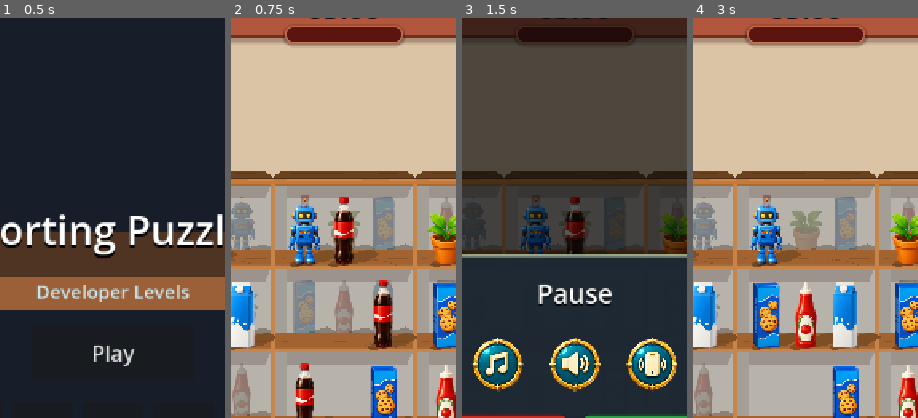
Above: before the commit, frames 1-4 (left to right).
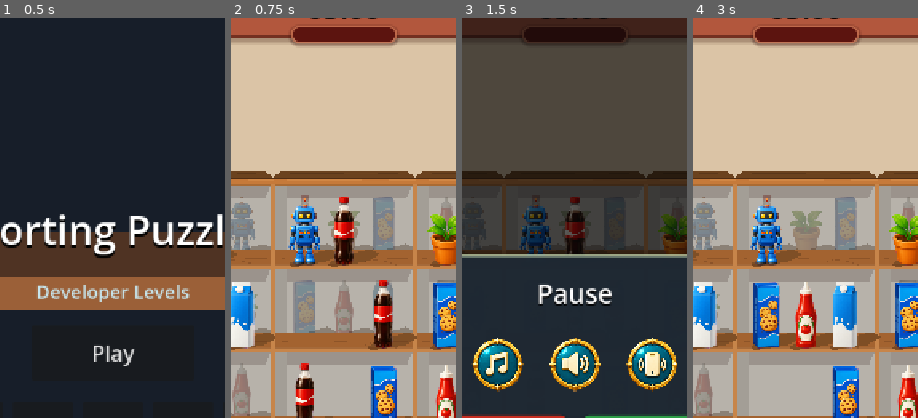
Above: after the commit, the same moments.

Repository: vladeque/sorting-puzzle
Game: Godot game, scene res://scenes/main_menu.tscn
Same seed, same stepped clock (60 frames per second), same inputs: the game is played once before the commit and once after it.
Inputs:
- Up to frame 1 (0.5 s): no input
- Up to frame 2 (0.75 s): click "Play" at 0.5 s
- Up to frame 3 (1.5 s): click "II" at 1.25 s
- Up to frame 4 (3 s): click "Continue" at 2 s; click "3" at 2.75 s
The pictures show only the part of the screen within x 25-75%, y 6-56%; the shares and areas given below are measured in that part.

Frame 1 is identical in both runs. In frame 2, 0.4% of the frame differs, in the area x 23-78%, y 2-7%; in frame 3, 0.1%; in frame 4, 0.4%.

Commit message:
Refine level HUD layout and panel anchors

Diff:
--- a/level.tscn
+++ b/level.tscn
@@ -5,138 +5,6 @@
 [ext_resource type="Texture2D" uid="uid://dwmyah5l2r82d" path="res://assets/abilities/ability_lantern.png" id="4_lantern_icon"]
 [ext_resource type="PackedScene" uid="uid://g1xsr7chqeg7" path="res://scenes/pause_menu.tscn" id="5_pause_menu"]
 [ext_resource type="Script" uid="uid://cy80oincxrrc5" path="res://scripts/level.gd" id="10_level_script"]
-
-[sub_resource type="StyleBoxFlat" id="StyleBoxFlat_pause_button_normal"]
-bg_color = Color(0.12, 0.17, 0.22, 0.96)
-border_width_left = 2
-border_width_top = 2
-border_width_right = 2
-border_width_bottom = 2
-border_color = Color(0.86, 0.92, 0.82, 0.86)
-corner_radius_top_left = 34
-corner_radius_top_right = 34
-corner_radius_bottom_right = 34
-corner_radius_bottom_left = 34
-shadow_color = Color(0, 0, 0, 0.36)
-shadow_size = 8
-shadow_offset = Vector2(0, 4)
-
-[sub_resource type="StyleBoxFlat" id="StyleBoxFlat_pause_button_pressed"]
-bg_color = Color(0.08, 0.12, 0.16, 1)
-border_width_left = 2
-border_width_top = 2
-border_width_right = 2
-border_width_bottom = 2
-border_color = Color(0.99, 0.75, 0.36, 1)
-corner_radius_top_left = 34
-corner_radius_top_right = 34
-corner_radius_bottom_right = 34
-corner_radius_bottom_left = 34
-shadow_color = Color(0, 0, 0, 0.26)
-shadow_size = 5
-shadow_offset = Vector2(0, 3)
-
-[sub_resource type="StyleBoxFlat" id="StyleBoxFlat_pause_button_hover"]
-bg_color = Color(0.18, 0.25, 0.31, 1)
-border_width_left = 2
-border_width_top = 2
-border_width_right = 2
-border_width_bottom = 2
-border_color = Color(0.99, 0.88, 0.48, 1)
-corner_radius_top_left = 34
-corner_radius_top_right = 34
-corner_radius_bottom_right = 34
-corner_radius_bottom_left = 34
-shadow_color = Color(0, 0, 0, 0.4)
-shadow_size = 10
-shadow_offset = Vector2(0, 4)
-
-[sub_resource type="StyleBoxFlat" id="StyleBoxFlat_ability_normal"]
-bg_color = Color(0.16, 0.21, 0.27, 0.94)
-border_width_left = 2
-border_width_top = 2
-border_width_right = 2
-border_width_bottom = 2
-border_color = Color(0.55, 0.77, 0.86, 0.82)
-corner_radius_top_left = 48
-corner_radius_top_right = 48
-corner_radius_bottom_right = 48
-corner_radius_bottom_left = 48
-shadow_color = Color(0, 0, 0, 0.28)
-shadow_size = 8
-shadow_offset = Vector2(0, 5)
-
-[sub_resource type="StyleBoxFlat" id="StyleBoxFlat_ability_pressed"]
-bg_color = Color(0.1, 0.15, 0.2, 1)
-border_width_left = 2
-border_width_top = 2
-border_width_right = 2
-border_width_bottom = 2
-border_color = Color(0.94, 0.76, 0.38, 1)
-corner_radius_top_left = 48
-corner_radius_top_right = 48
-corner_radius_bottom_right = 48
-corner_radius_bottom_left = 48
-shadow_color = Color(0, 0, 0, 0.22)
-shadow_size = 5
-shadow_offset = Vector2(0, 3)
-
-[sub_resource type="StyleBoxFlat" id="StyleBoxFlat_ability_hover"]
-bg_color = Color(0.21, 0.29, 0.36, 0.98)
-border_width_left = 2
-border_width_top = 2
-border_width_right = 2
-border_width_bottom = 2
-border_color = Color(0.89, 0.94, 0.72, 0.95)
-corner_radius_top_left = 48
-corner_radius_top_right = 48
-corner_radius_bottom_right = 48
-corner_radius_bottom_left = 48
-shadow_color = Color(0, 0, 0, 0.32)
-shadow_size = 10
-shadow_offset = Vector2(0, 5)
-
-[sub_resource type="StyleBoxFlat" id="StyleBoxFlat_ability_disabled"]
-bg_color = Color(0.11, 0.12, 0.14, 0.68)
-border_width_left = 2
-border_width_top = 2
-border_width_right = 2
-border_width_bottom = 2
-border_color = Color(0.35, 0.39, 0.44, 0.58)
-corner_radius_top_left = 48
-corner_radius_top_right = 48
-corner_radius_bottom_right = 48
-corner_radius_bottom_left = 48
-
-[sub_resource type="StyleBoxFlat" id="StyleBoxFlat_ability_count_badge"]
-bg_color = Color(0.93, 0.32, 0.18, 1)
-border_width_left = 2
-border_width_top = 2
-border_width_right = 2
-border_width_bottom = 2
-border_color = Color(1, 0.92, 0.62, 1)
-corner_radius_top_left = 18
-corner_radius_top_right = 18
-corner_radius_bottom_right = 18
-corner_radius_bottom_left = 18
-shadow_color = Color(0, 0, 0, 0.34)
-shadow_size = 5
-shadow_offset = Vector2(0, 2)
-
-[sub_resource type="StyleBoxFlat" id="StyleBoxFlat_highlight_timer_badge"]
-bg_color = Color(0.1, 0.15, 0.2, 0.96)
-border_width_left = 2
-border_width_top = 2
-border_width_right = 2
-border_width_bottom = 2
-border_color = Color(1, 0.92, 0.62, 1)
-corner_radius_top_left = 22
-corner_radius_top_right = 22
-corner_radius_bottom_right = 22
-corner_radius_bottom_left = 22
-shadow_color = Color(0, 0, 0, 0.34)
-shadow_size = 5
-shadow_offset = Vector2(0, 2)
 
 [sub_resource type="StyleBoxFlat" id="StyleBoxFlat_top_hud_strip"]
 bg_color = Color(0.7, 0.34, 0.24, 1)
@@ -170,6 +38,138 @@
 shadow_size = 7
 shadow_offset = Vector2(0, -2)
 
+[sub_resource type="StyleBoxFlat" id="StyleBoxFlat_pause_button_normal"]
+bg_color = Color(0.12, 0.17, 0.22, 0.96)
+border_width_left = 2
+border_width_top = 2
+border_width_right = 2
+border_width_bottom = 2
+border_color = Color(0.86, 0.92, 0.82, 0.86)
+corner_radius_top_left = 34
+corner_radius_top_right = 34
+corner_radius_bottom_right = 34
+corner_radius_bottom_left = 34
+shadow_color = Color(0, 0, 0, 0.36)
+shadow_size = 8
+shadow_offset = Vector2(0, 4)
+
+[sub_resource type="StyleBoxFlat" id="StyleBoxFlat_pause_button_pressed"]
+bg_color = Color(0.08, 0.12, 0.16, 1)
+border_width_left = 2
+border_width_top = 2
+border_width_right = 2
+border_width_bottom = 2
+border_color = Color(0.99, 0.75, 0.36, 1)
+corner_radius_top_left = 34
+corner_radius_top_right = 34
+corner_radius_bottom_right = 34
+corner_radius_bottom_left = 34
+shadow_color = Color(0, 0, 0, 0.26)
+shadow_size = 5
+shadow_offset = Vector2(0, 3)
+
+[sub_resource type="StyleBoxFlat" id="StyleBoxFlat_pause_button_hover"]
+bg_color = Color(0.18, 0.25, 0.31, 1)
+border_width_left = 2
+border_width_top = 2
+border_width_right = 2
+border_width_bottom = 2
+border_color = Color(0.99, 0.88, 0.48, 1)
+corner_radius_top_left = 34
+corner_radius_top_right = 34
+corner_radius_bottom_right = 34
+corner_radius_bottom_left = 34
+shadow_color = Color(0, 0, 0, 0.4)
+shadow_size = 10
+shadow_offset = Vector2(0, 4)
+
+[sub_resource type="StyleBoxFlat" id="StyleBoxFlat_ability_normal"]
+bg_color = Color(0.16, 0.21, 0.27, 0.94)
+border_width_left = 2
+border_width_top = 2
+border_width_right = 2
+border_width_bottom = 2
+border_color = Color(0.55, 0.77, 0.86, 0.82)
+corner_radius_top_left = 48
+corner_radius_top_right = 48
+corner_radius_bottom_right = 48
+corner_radius_bottom_left = 48
+shadow_color = Color(0, 0, 0, 0.28)
+shadow_size = 8
+shadow_offset = Vector2(0, 5)
+
+[sub_resource type="StyleBoxFlat" id="StyleBoxFlat_ability_pressed"]
+bg_color = Color(0.1, 0.15, 0.2, 1)
+border_width_left = 2
+border_width_top = 2
+border_width_right = 2
+border_width_bottom = 2
+border_color = Color(0.94, 0.76, 0.38, 1)
+corner_radius_top_left = 48
+corner_radius_top_right = 48
+corner_radius_bottom_right = 48
+corner_radius_bottom_left = 48
+shadow_color = Color(0, 0, 0, 0.22)
+shadow_size = 5
+shadow_offset = Vector2(0, 3)
+
+[sub_resource type="StyleBoxFlat" id="StyleBoxFlat_ability_hover"]
+bg_color = Color(0.21, 0.29, 0.36, 0.98)
+border_width_left = 2
+border_width_top = 2
+border_width_right = 2
+border_width_bottom = 2
+border_color = Color(0.89, 0.94, 0.72, 0.95)
+corner_radius_top_left = 48
+corner_radius_top_right = 48
+corner_radius_bottom_right = 48
+corner_radius_bottom_left = 48
+shadow_color = Color(0, 0, 0, 0.32)
+shadow_size = 10
+shadow_offset = Vector2(0, 5)
+
+[sub_resource type="StyleBoxFlat" id="StyleBoxFlat_ability_disabled"]
+bg_color = Color(0.11, 0.12, 0.14, 0.68)
+border_width_left = 2
+border_width_top = 2
+border_width_right = 2
+border_width_bottom = 2
+border_color = Color(0.35, 0.39, 0.44, 0.58)
+corner_radius_top_left = 48
+corner_radius_top_right = 48
+corner_radius_bottom_right = 48
+corner_radius_bottom_left = 48
+
+[sub_resource type="StyleBoxFlat" id="StyleBoxFlat_ability_count_badge"]
+bg_color = Color(0.93, 0.32, 0.18, 1)
+border_width_left = 2
+border_width_top = 2
+border_width_right = 2
+border_width_bottom = 2
+border_color = Color(1, 0.92, 0.62, 1)
+corner_radius_top_left = 18
+corner_radius_top_right = 18
+corner_radius_bottom_right = 18
+corner_radius_bottom_left = 18
+shadow_color = Color(0, 0, 0, 0.34)
+shadow_size = 5
+shadow_offset = Vector2(0, 2)
+
+[sub_resource type="StyleBoxFlat" id="StyleBoxFlat_highlight_timer_badge"]
+bg_color = Color(0.1, 0.15, 0.2, 0.96)
+border_width_left = 2
+border_width_top = 2
+border_width_right = 2
+border_width_bottom = 2
+border_color = Color(1, 0.92, 0.62, 1)
+corner_radius_top_left = 22
+corner_radius_top_right = 22
+corner_radius_bottom_right = 22
+corner_radius_bottom_left = 22
+shadow_color = Color(0, 0, 0, 0.34)
+shadow_size = 5
+shadow_offset = Vector2(0, 2)
+
 [node name="Level" type="Node2D" unique_id=949256860]
 script = ExtResource("10_level_script")
 
@@ -218,15 +218,15 @@
 anchors_preset = 5
 anchor_left = 0.5
 anchor_right = 0.5
-offset_left = -95.0
+offset_left = -85.0
 offset_top = 92.0
-offset_right = 95.0
+offset_right = 85.0
 offset_bottom = 121.0
 grow_horizontal = 2
 mouse_filter = 2
 theme_override_styles/panel = SubResource("StyleBoxFlat_hud_center_slot")
 
-[node name="ComboLabel" type="Label" parent="Background/HudCenterSlot"]
+[node name="ComboLabel" type="Label" parent="Background/HudCenterSlot" unique_id=449182547]
 visible = false
 layout_mode = 1
 anchors_preset = 15
@@ -234,7 +234,6 @@
 anchor_bottom = 1.0
 grow_horizontal = 2
 grow_vertical = 2
-mouse_filter = 2
 theme_override_colors/font_color = Color(1, 0.92, 0.62, 1)
 theme_override_colors/font_shadow_color = Color(0.08, 0.02, 0.01, 0.82)
 theme_override_constants/shadow_offset_x = 0
@@ -300,60 +299,55 @@
 
 [node name="FloorLineVertical01" type="ColorRect" parent="Background/Floor" unique_id=1040645247]
 layout_mode = 1
-anchors_preset = 14
-anchor_top = 0.0
-anchor_right = 0.0
+anchors_preset = 9
 anchor_bottom = 1.0
 offset_left = 120.0
 offset_right = 123.0
+grow_horizontal = 2
 grow_vertical = 2
 mouse_filter = 2
 color = Color(0.45, 0.16, 0.12, 0.18)
 
 [node name="FloorLineVertical02" type="ColorRect" parent="Background/Floor" unique_id=1124884613]
 layout_mode = 1
-anchors_preset = 14
-anchor_top = 0.0
-anchor_right = 0.0
+anchors_preset = 9
 anchor_bottom = 1.0
 offset_left = 240.0
 offset_right = 243.0
+grow_horizontal = 2
 grow_vertical = 2
 mouse_filter = 2
 color = Color(0.82, 0.45, 0.32, 0.24)
 
 [node name="FloorLineVertical03" type="ColorRect" parent="Background/Floor" unique_id=1357820063]
 layout_mode = 1
-anchors_preset = 14
-anchor_top = 0.0
-anchor_right = 0.0
+anchors_preset = 9
 anchor_bottom = 1.0
 offset_left = 360.0
 offset_right = 363.0
+grow_horizontal = 2
 grow_vertical = 2
 mouse_filter = 2
 color = Color(0.45, 0.16, 0.12, 0.18)
 
 [node name="FloorLineVertical04" type="ColorRect" parent="Background/Floor" unique_id=155185640]
 layout_mode = 1
-anchors_preset = 14
-anchor_top = 0.0
-anchor_right = 0.0
+anchors_preset = 9
 anchor_bottom = 1.0
 offset_left = 480.0
 offset_right = 483.0
+grow_horizontal = 2
 grow_vertical = 2
 mouse_filter = 2
 color = Color(0.82, 0.45, 0.32, 0.24)
 
 [node name="FloorLineVertical05" type="ColorRect" parent="Background/Floor" unique_id=81432366]
 layout_mode = 1
-anchors_preset = 14
-anchor_top = 0.0
-anchor_right = 0.0
+anchors_preset = 9
 anchor_bottom = 1.0
 offset_left = 600.0
 offset_right = 603.0
+grow_horizontal = 2
 grow_vertical = 2
 mouse_filter = 2
 color = Color(0.45, 0.16, 0.12, 0.18)
@@ -368,7 +362,6 @@
 layer = 10
 
 [node name="TimerLabel" type="Label" parent="UI" unique_id=272348979]
-layout_mode = 3
 anchors_preset = 10
 anchor_right = 1.0
 offset_top = 28.0
@@ -384,7 +377,6 @@
 vertical_alignment = 1
 
 [node name="LevelLabel" type="Label" parent="UI" unique_id=1053243000]
-layout_mode = 3
 offset_left = 32.0
 offset_top = 42.0
 offset_right = 226.0
@@ -398,15 +390,17 @@
 vertical_alignment = 1
 
 [node name="PauseMenuButton" type="Button" parent="UI" unique_id=406101987]
-layout_mode = 3
 anchors_preset = 3
 anchor_left = 1.0
-anchor_right = 1.0
+anchor_top = 1.0
+anchor_right = 1.0
+anchor_bottom = 1.0
 offset_left = -88.0
 offset_top = 28.0
 offset_right = -24.0
 offset_bottom = 92.0
 grow_horizontal = 0
+grow_vertical = 0
 theme_override_colors/font_color = Color(1, 1, 1, 1)
 theme_override_colors/font_pressed_color = Color(1, 1, 1, 1)
 theme_override_colors/font_hover_color = Color(1, 1, 1, 1)
@@ -586,7 +580,6 @@
 
 [node name="FailurePanel" type="ColorRect" parent="UI" unique_id=784630851]
 visible = false
-layout_mode = 3
 anchors_preset = 15
 anchor_right = 1.0
 anchor_bottom = 1.0
@@ -596,7 +589,7 @@
 
 [node name="FailureLabel" type="Label" parent="UI/FailurePanel" unique_id=1144242749]
 layout_mode = 1
-anchors_preset = 10
+anchors_preset = 14
 anchor_top = 0.5
 anchor_right = 1.0
 anchor_bottom = 0.5
@@ -614,7 +607,6 @@
 
 [node name="CompletionPanel" type="ColorRect" parent="UI" unique_id=1385350832]
 visible = false
-layout_mode = 3
 anchors_preset = 15
 anchor_right = 1.0
 anchor_bottom = 1.0
@@ -624,7 +616,7 @@
 
 [node name="CompletionLabel" type="Label" parent="UI/CompletionPanel" unique_id=2100778384]
 layout_mode = 1
-anchors_preset = 10
+anchors_preset = 14
 anchor_top = 0.5
 anchor_right = 1.0
 anchor_bottom = 0.5
